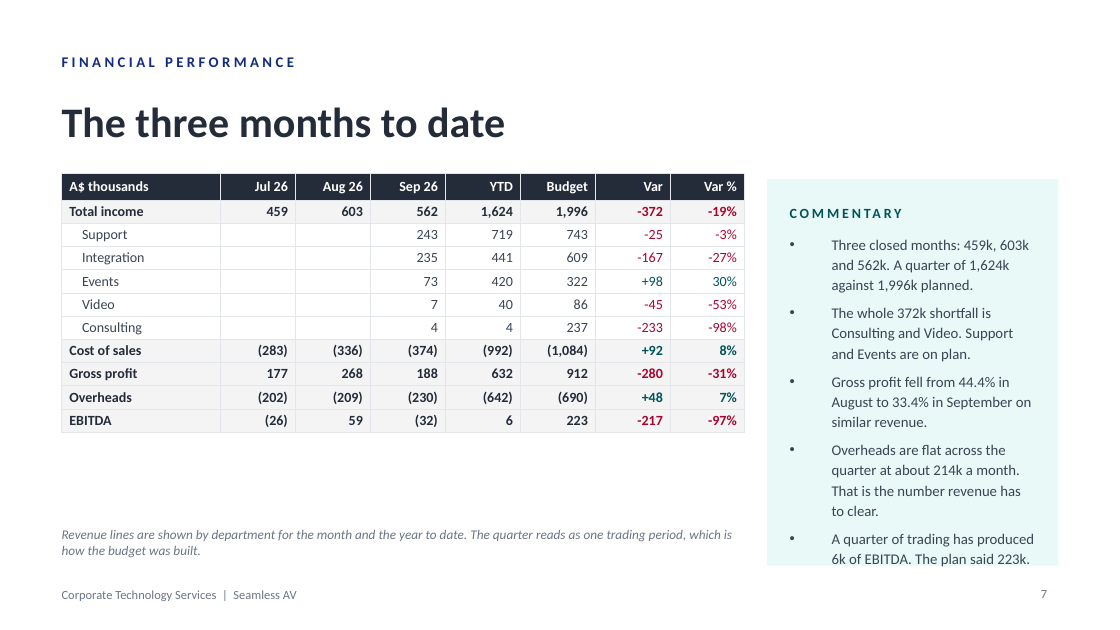
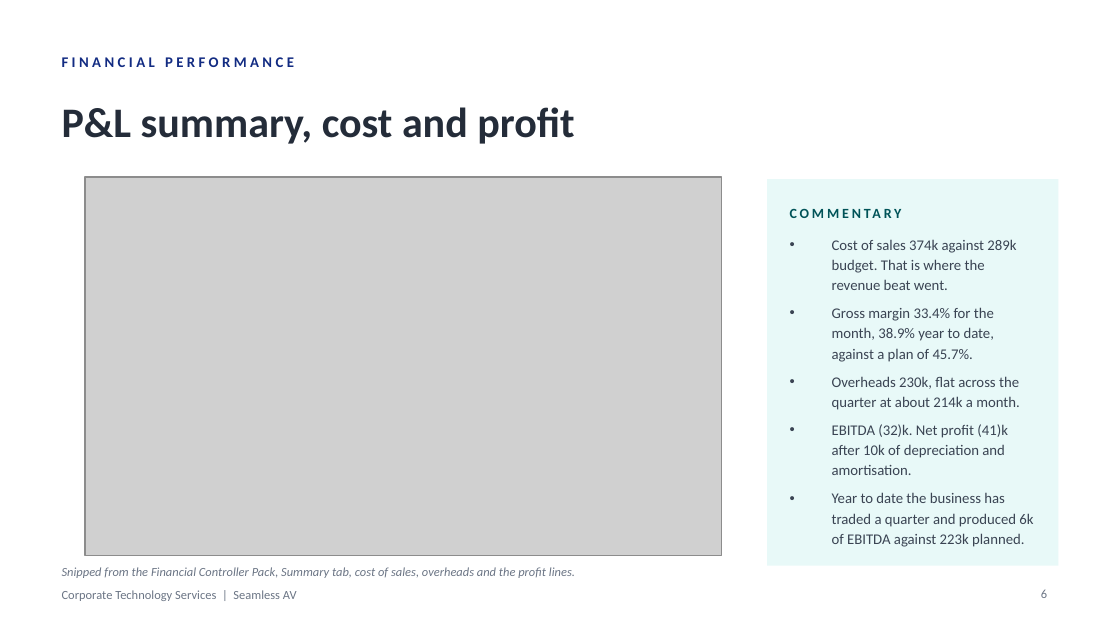
Before and after one commit to WesleyNelson-O33/Claude, a slide deck: slide 6 of deck/CTS Monthly Business Review - September 2026.pptx (slide 7 before the commit). Drawn at 1120x630 pixels with LibreOffice and Linux fonts; fonts in the diff are those of the drawing; grey boxes stand for pictures. Boxes give left, top, right and bottom in pixels: in the first picture for what was removed or moved away, otherwise in the second. Text is boxed around its words. In the diff, an @@ line names an element or a change of style, - is before the commit and + after.

```diff
--- a/deck/CTS Monthly Business Review - September 2026.pptx
+++ b/deck/CTS Monthly Business Review - September 2026.pptx
@@ text at box(62, 107, 574, 144): text changed @@
-The three months to date
+P&L summary, cost and profit
@@ table removed at box(62, 174, 745, 431), 11 rows, 8 columns @@
-A$ thousands | Jul 26 | Aug 26 | Sep 26 | YTD | Budget | Var | Var %
-Total income | 459 | 603 | 562 | 1,624 | 1,996 | -372 | -19%
-Support |  |  | 243 | 719 | 743 | -25 | -3%
-Integration |  |  | 235 | 441 | 609 | -167 | -27%
-Events |  |  | 73 | 420 | 322 | +98 | 30%
-Video |  |  | 7 | 40 | 86 | -45 | -53%
-Consulting |  |  | 4 | 4 | 237 | -233 | -98%
-Cost of sales | (283) | (336) | (374) | (992) | (1,084) | +92 | 8%
-Gross profit | 177 | 268 | 188 | 632 | 912 | -280 | -31%
-Overheads | (202) | (209) | (230) | (642) | (690) | +48 | 7%
-EBITDA | (26) | 59 | (32) | 6 | 223 | -217 | -97%
@@ picture added at box(85, 177, 721, 556) @@
@@ text at box(832, 239, 1033, 547): text changed @@
-• Three closed months: 459k, 603k and 562k. A quarter of 1,624k against 1,996k planned.
-• The whole 372k shortfall is Consulting and Video. Support and Events are on plan.
-• Gross profit fell from 44.4% in August to 33.4% in September on similar revenue.
-• Overheads are flat across the quarter at about 214k a month. That is the number revenue has to clear.
-• A quarter of trading has produced 6k of EBITDA. The plan said 223k.
+• Cost of sales 374k against 289k budget. That is where the revenue beat went.
+• Gross margin 33.4% for the month, 38.9% year to date, against a plan of 45.7%.
+• Overheads 230k, flat across the quarter at about 214k a month.
+• EBITDA (32)k. Net profit (41)k after 10k of depreciation and amortisation.
+• Year to date the business has traded a quarter and produced 6k of EBITDA against 223k planned.
@@ text at box(62, 567, 575, 578): text changed; size 8.5 to 8 pt @@
-Revenue lines are shown by department for the month and the year to date. The quarter reads as one trading period, which is how the budget was built.
+Snipped from the Financial Controller Pack, Summary tab, cost of sales, overheads and the profit lines.
@@ page number at box(1041, 589, 1047, 598): text changed @@
-7
+6
```
Also in this commit, not shown: 11 other slides changed, 1 slide added, 4 slides removed, 54 other files.
